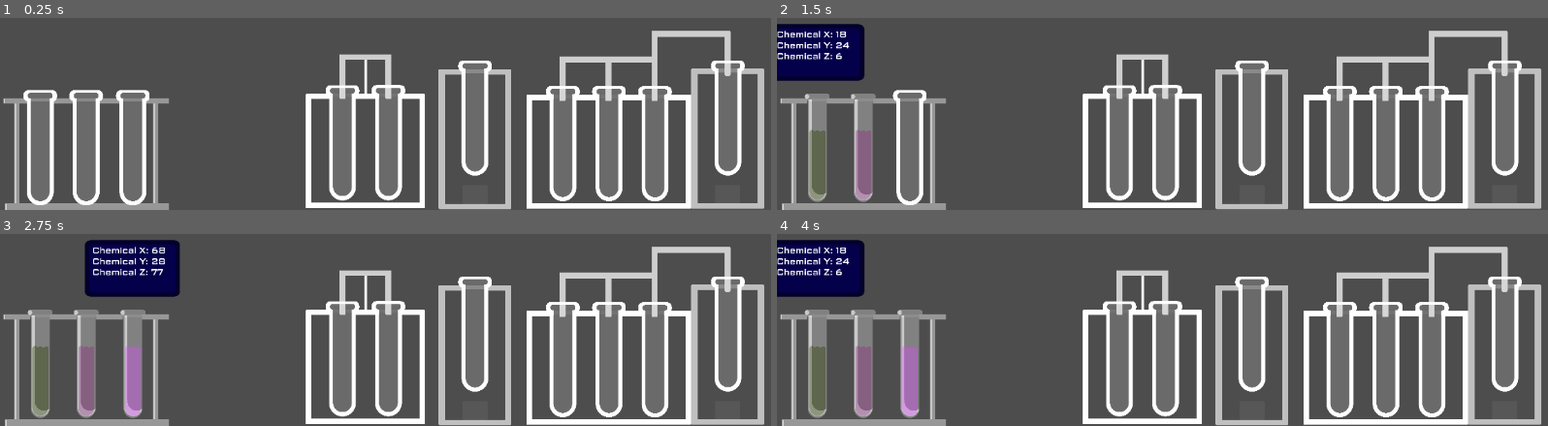
Above: before the commit, frames 1-4 (two rows, left to right).
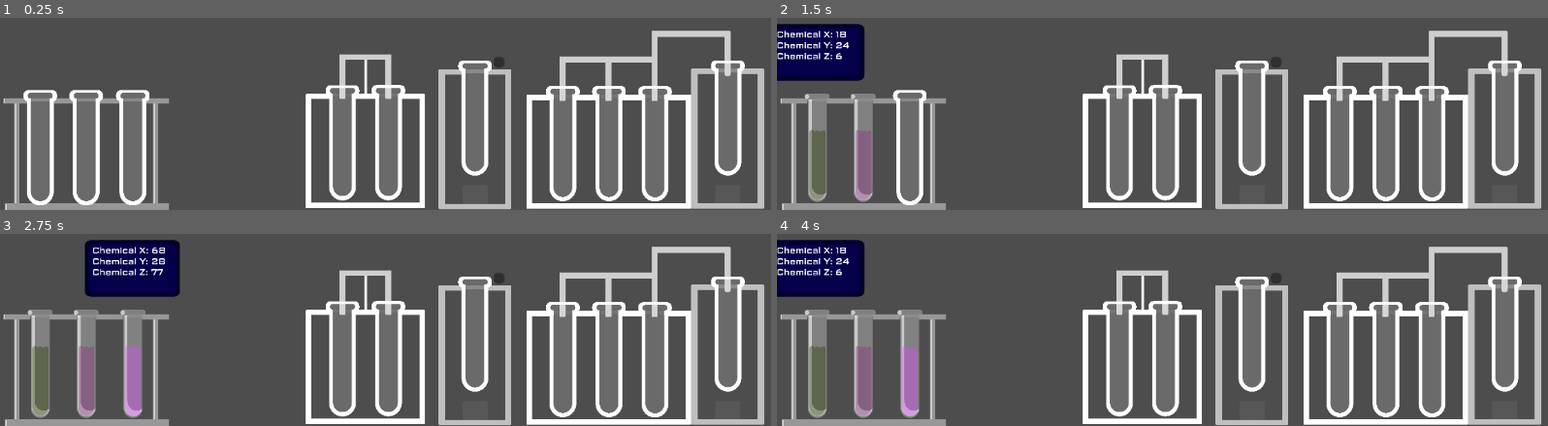
Above: after the commit, the same moments.

Repository: DevEhanTariq/godot-wild-jam-94
Game: Godot game, scene res://MainScenes/Workshop.tscn
Same seed, same stepped clock (60 frames per second), same inputs: the game is played once before the commit and once after it.
Inputs (mouse positions are in pixels of both pictures, inside the frame that each line leads up to):
- Up to frame 1 (0.25 s): no input
- Up to frame 2 (1.5 s): click (861, 148) at 0.52 s; click (815, 148) at 1.27 s
- Up to frame 3 (2.75 s): click (131, 364) at 2.02 s
- Up to frame 4 (4 s): tap Enter at 2.75 s; move the mouse to (861, 364) at 2.77 s; tap Space at 3.5 s; move the mouse to (815, 364) at 3.52 s

The runs differ from the first frame. In frame 1, less than 0.1% of the frame differs, in the area x 64-66%, y 20-26%; in frame 2, less than 0.1%; in frame 3, less than 0.1%; in frame 4, less than 0.1%.

Commit message:
Feat: Implemented the Evaporators functionality
 - Implemented the Evaporators functionality
- The Evaporator removes 20% of all Chemicals

Diff:
--- a/ExtraScenes/Evaporator.tscn
+++ b/ExtraScenes/Evaporator.tscn
@@ -14,3 +14,12 @@
 
 [node name="TestTubeOutline" parent="." unique_id=398721132 instance=ExtResource("2_0ac2k")]
 position = Vector2(0, -16)
+
+[node name="Button" type="Button" parent="." unique_id=142949985]
+offset_left = 138.00002
+offset_top = -470.00003
+offset_right = 146.00002
+offset_bottom = -462.00003
+scale = Vector2(10, 10)
+
+[connection signal="pressed" from="Button" to="." method="_on_button_pressed"]
--- a/ExtraScenes/evaporator.gd
+++ b/ExtraScenes/evaporator.gd
@@ -10,3 +10,10 @@
 # Called every frame. 'delta' is the elapsed time since the previous frame.
 func _process(delta: float) -> void:
 	pass
+
+
+func _on_button_pressed() -> void:
+	var Chemical = $TestTubeOutline/TestTube
+	Chemical.CX = Chemical.CX*0.8
+	Chemical.CY = Chemical.CY*0.8
+	Chemical.CZ = Chemical.CZ*0.8
